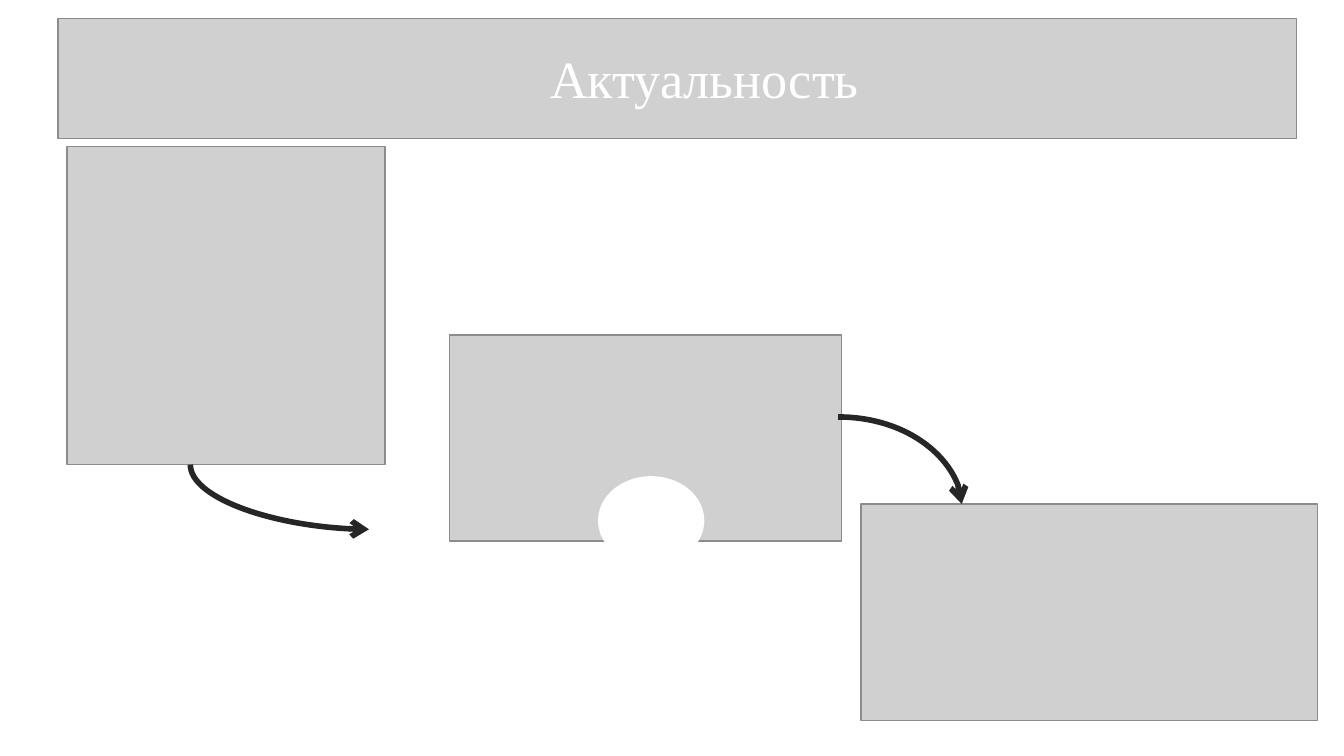
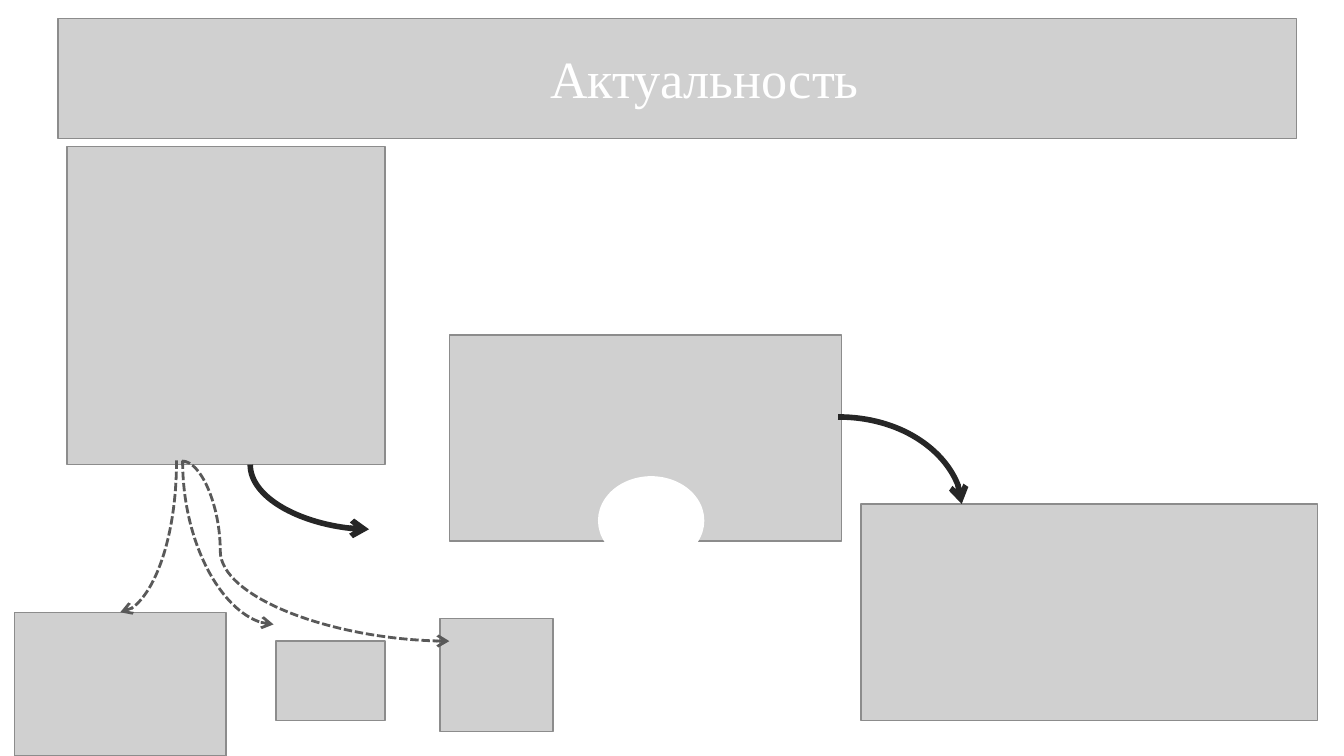
Before and after one commit to Rokfessor/Std, a slide deck: slide 2 of Диплом/Презентация.pptx. Drawn at 1344x756 pixels with LibreOffice and Linux fonts; fonts in the diff are those of the drawing; grey boxes stand for pictures. Boxes give left, top, right and bottom in pixels: in the first picture for what was removed or moved away, otherwise in the second. Text is boxed around its words. In the diff, an @@ line names an element or a change of style, - is before the commit and + after.

```diff
--- a/Диплом/Презентация.pptx
+++ b/Диплом/Презентация.pptx
@@ curved arrow added from (176, 461) to (120, 613), #595959 1.5 pt dashed @@
@@ curved arrow added from (181, 461) to (449, 641), #595959 1.5 pt dashed @@
@@ curved arrow added from (183, 461) to (274, 625), #595959 1.5 pt dashed @@
@@ curved arrow moved from (191, 465) - (370, 530) to (250, 465) - (370, 530) @@
@@ picture added at (15, 613, 227, 756) @@
@@ picture added at (439, 618, 552, 731) @@
@@ picture added at (277, 641, 386, 720) @@
```
Also in this commit, not shown: 5 other slides changed, 14 other files.
